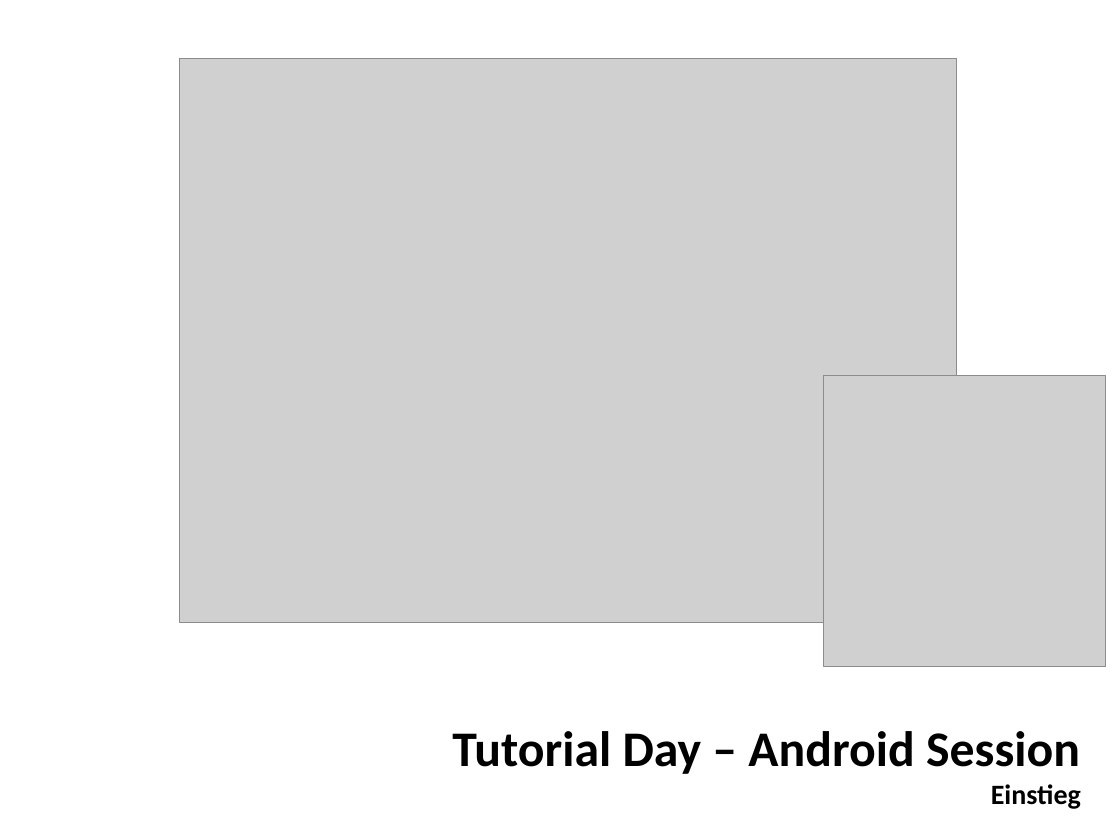
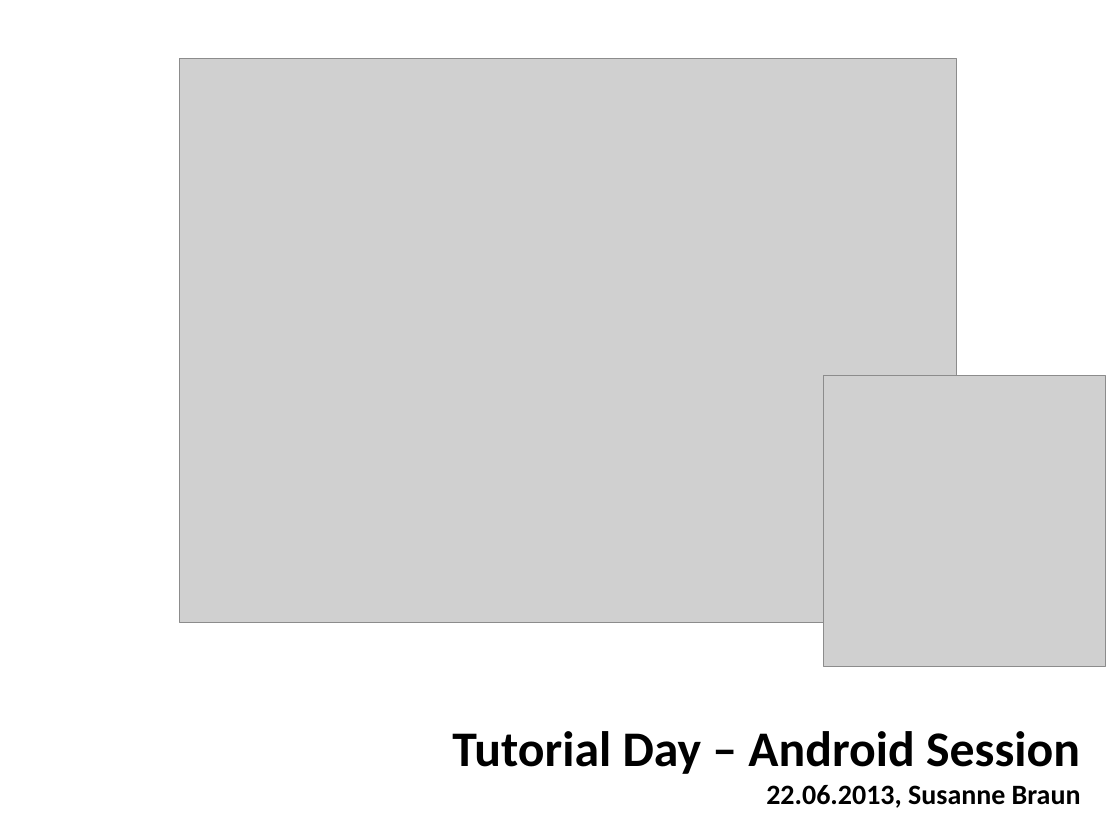
Before and after one commit to susannebraun/TutorialDay, a slide deck: slide 1 of Einführung.pptx. Drawn at 1120x840 pixels with LibreOffice and Linux fonts; fonts in the diff are those of the drawing; grey boxes stand for pictures. Boxes give left, top, right and bottom in pixels: in the first picture for what was removed or moved away, otherwise in the second. Text is boxed around its words. In the diff, an @@ line names an element or a change of style, - is before the commit and + after.

```diff
--- a/Einführung.pptx
+++ b/Einführung.pptx
@@ text at (766,785,1081,808): text changed @@
-Einstieg
+22.06.2013, Susanne Braun
```
Also in this commit, not shown: 2 other slides changed, 2 slides added.
